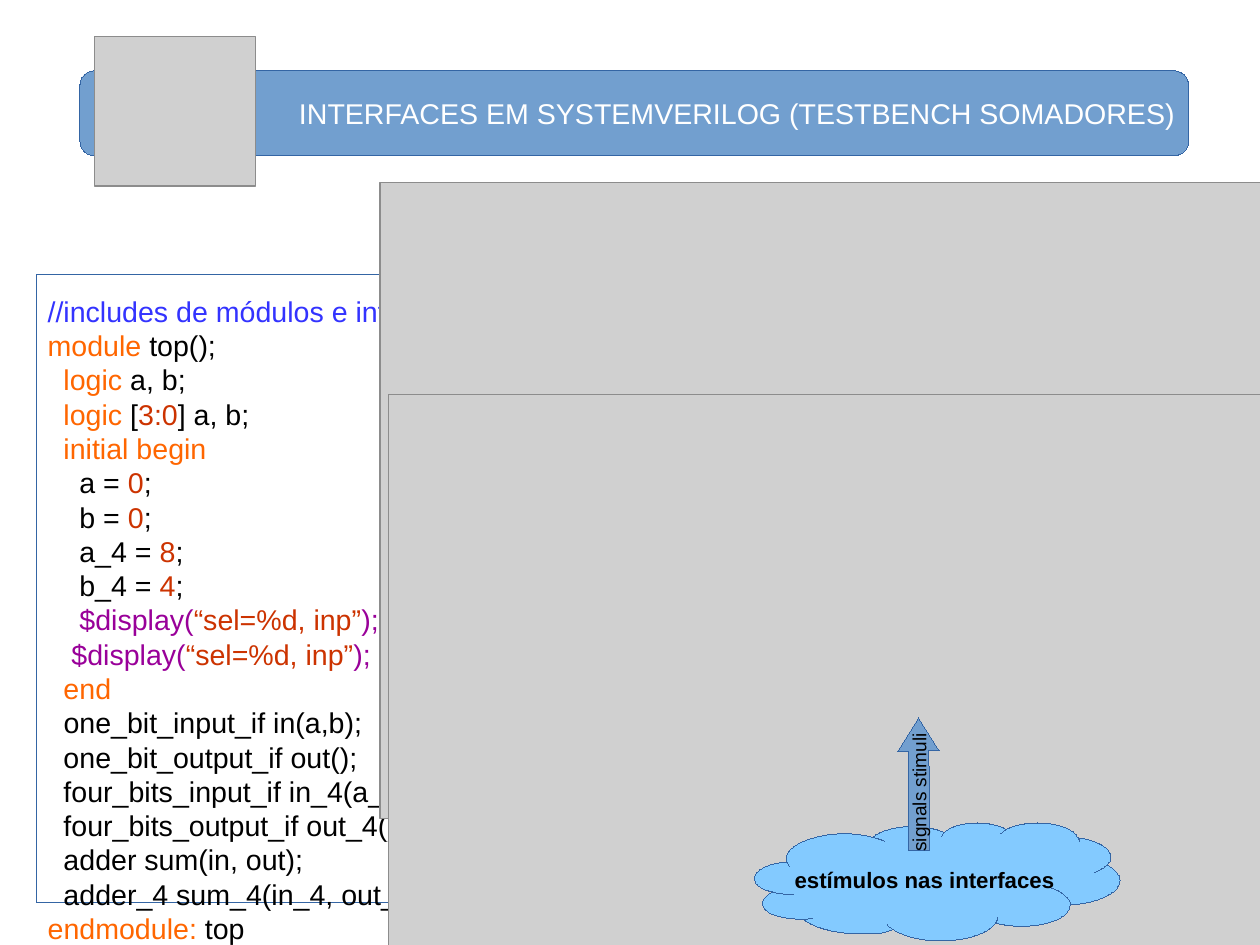
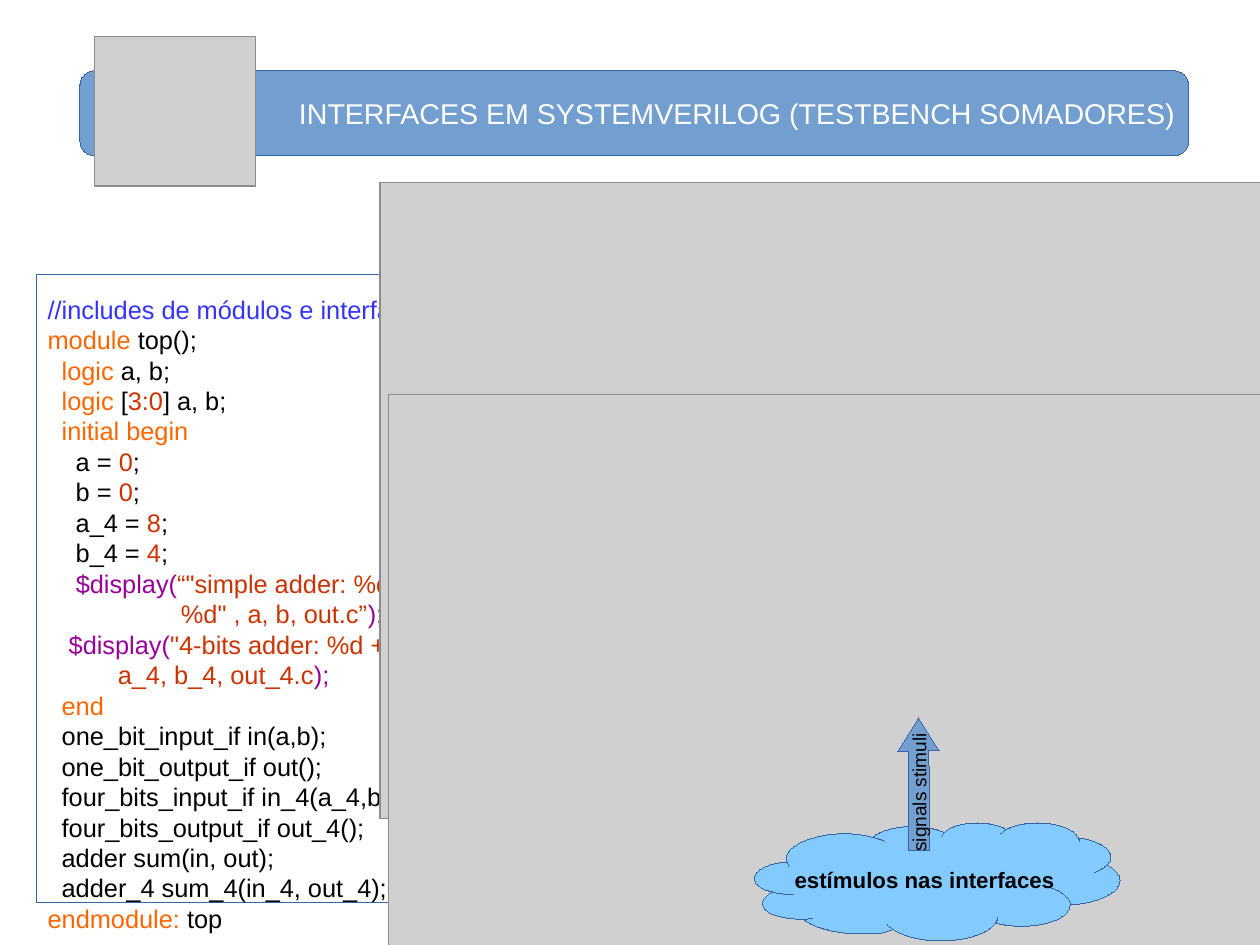
Before and after one commit to nelsoncsc/basicSV, a slide deck: slide 43 of docs/basicSV.odp (slide 21 before the commit). Drawn at 1260x945 pixels with LibreOffice and Linux fonts; fonts in the diff are those of the drawing; grey boxes stand for pictures. Boxes give left, top, right and bottom in pixels: in the first picture for what was removed or moved away, otherwise in the second. Text is boxed around its words. In the diff, an @@ line names an element or a change of style, - is before the commit and + after.

```diff
--- a/docs/basicSV.odp
+++ b/docs/basicSV.odp
@@ text at (48,298,431,903): size 18 to 16 pt in "//includes de módulos e interfaces", "module top();", "logic a, b;", "logic [3:0] a, b;" and 13 more places @@
@@ text at (69,572,391,690): text changed; size 18 to 16 pt @@
-$display(“sel=%d, inp”);
-$display(“sel=%d, inp”);
+$display(“"simple adder: %d + %d = %d" , a, b, out.c”);
+$display("4-bits adder: %d + %d = %d", a_4, b_4, out_4.c);
```
Also in this commit, not shown: 21 slides added.
